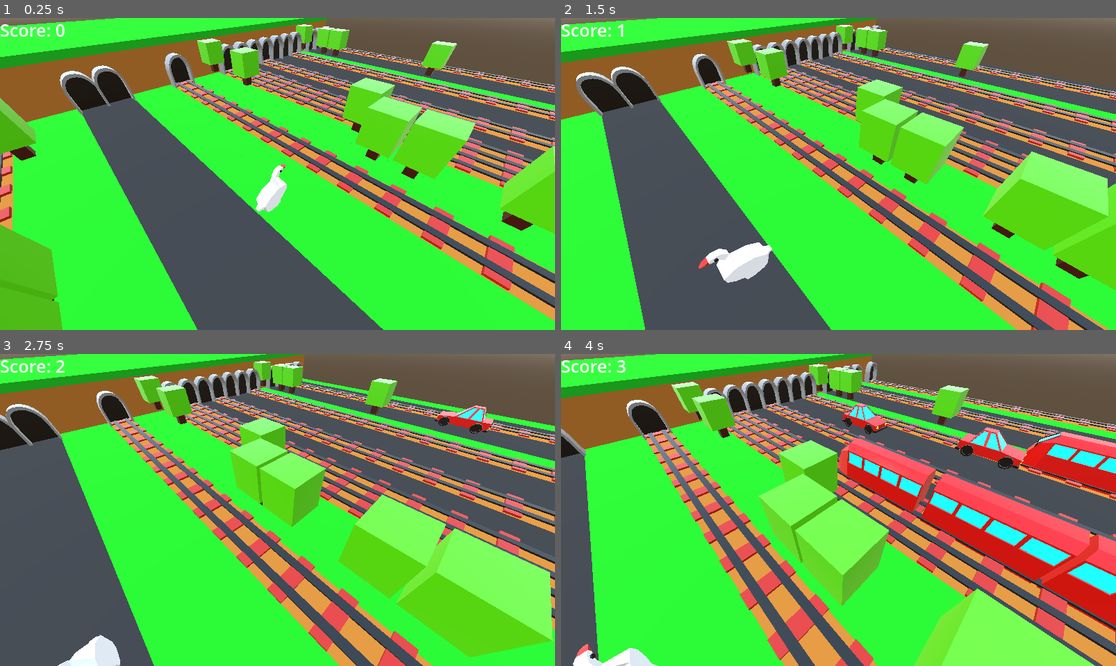
Above: before the commit, frames 1-4 (two rows, left to right).
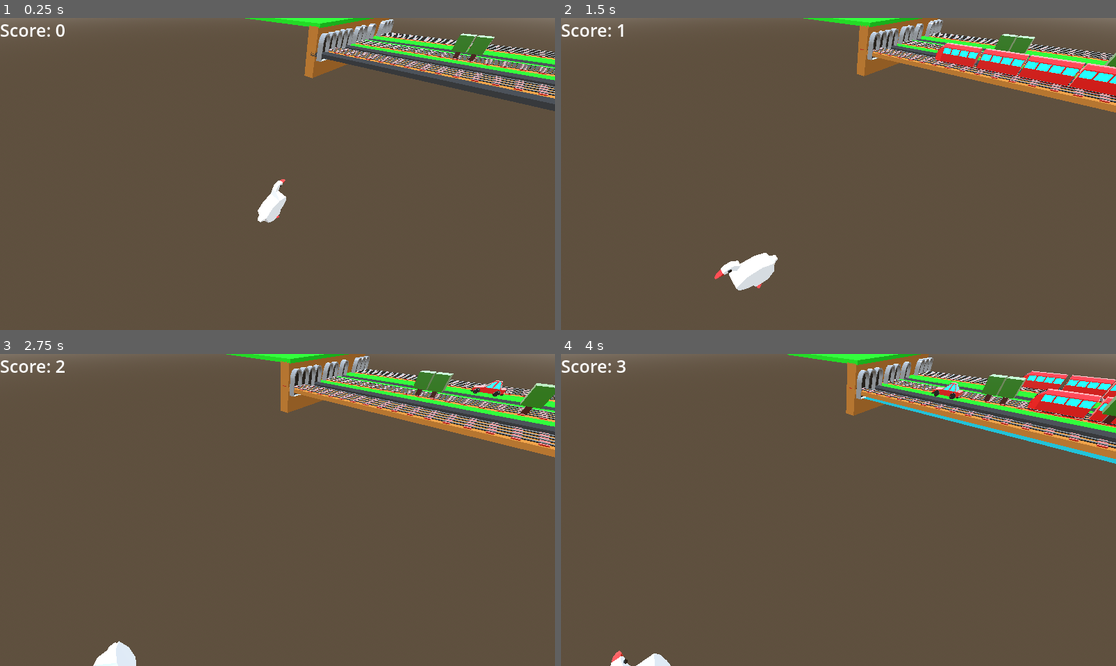
Above: after the commit, the same moments.

Repository: syshotdev/GooseyRoad
Game: Godot game, scene res://main.tscn
Two runs of this game, one before a commit and one after it. Both use one fixed random seed, a clock stepped at 60 frames per second and the inputs below.
Inputs:
- Up to frame 1 (0.25 s): no input
- Up to frame 2 (1.5 s): tap Enter at 0.5 s; hold D (right) 0.53-1.28 s; hold S (backward) from 1.28 s (still down)
- Up to frame 3 (2.75 s): release S (backward) at 2.03 s; hold D (right) from 2.03 s (still down)
- Up to frame 4 (4 s): release D (right) at 2.78 s; hold W (forward) 2.78-3.53 s; hold A (left) from 3.53 s (still down)

The runs differ from the first frame. In frame 1, 90% of the frame differs, in the area x 0-100%, y 0-100%; in frame 2, 91%; in frame 3, 90%; in frame 4, 95%.
Error after the commit: Invalid call. Nonexistent function 'rotate_y' in base 'PackedScene'. (res://Objects/mapGenerator.gd:55)

Commit message:
Added river, logs and falling through work but it's kinda broken.

Diff:
--- a/Objects/Materials/grass.tres
+++ b/Objects/Materials/grass.tres
@@ -1,4 +1,4 @@
 [gd_resource type="StandardMaterial3D" format=3 uid="uid://bet6nixb24ixd"]
 
 [resource]
-albedo_color = Color(0, 0.686275, 0, 1)
+albedo_color = Color(0, 0.792157, 0, 1)
--- /dev/null
+++ b/Objects/Materials/water.tres
@@ -0,0 +1,4 @@
+[gd_resource type="StandardMaterial3D" format=3 uid="uid://ckvp53l3wq7as"]
+
+[resource]
+albedo_color = Color(0, 0.698039, 0.756863, 1)
--- /dev/null
+++ b/Objects/MeshScenes/MapStuff/entrance_and_exit_component.tscn
@@ -0,0 +1,15 @@
+[gd_scene load_steps=3 format=3 uid="uid://bmia717s3u73t"]
+
+[ext_resource type="Script" path="res://Objects/MeshScenes/MapStuff/EntranceAndExit.gd" id="1_0j33c"]
+[ext_resource type="PackedScene" uid="uid://dphiobj1m1a88" path="res://Objects/MeshScenes/MapStuff/tunnel_entrance.tscn" id="2_y55ir"]
+
+[node name="EntranceAndExitComponent" type="Node3D" node_paths=PackedStringArray("tunnelExit", "tunnelEntrance")]
+script = ExtResource("1_0j33c")
+tunnelExit = NodePath("tunnelExit")
+tunnelEntrance = NodePath("tunnelEntrance")
+
+[node name="tunnelEntrance" parent="." instance=ExtResource("2_y55ir")]
+transform = Transform3D(-1, 0, 8.74228e-08, 0, 1, 0, -8.74228e-08, 0, -1, 7.5, 1, 0)
+
+[node name="tunnelExit" parent="." instance=ExtResource("2_y55ir")]
+transform = Transform3D(1, 0, 0, 0, 1, 0, 0, 0, 1, -7.5, 1, 0)
--- a/Objects/MeshScenes/map_floor.tscn
+++ b/Objects/MeshScenes/MapStuff/map_floor.tscn
@@ -1,6 +1,6 @@
 [gd_scene load_steps=3 format=3 uid="uid://c7yvf1hywd1jg"]
 
-[ext_resource type="Script" path="res://Objects/MeshScenes/map_floor.gd" id="1_5ok1j"]
+[ext_resource type="Script" path="res://Objects/MeshScenes/MapStuff/mapFloor.gd" id="1_5ok1j"]
 
 [sub_resource type="BoxShape3D" id="BoxShape3D_w7ywn"]
 size = Vector3(1, 0.2, 1)
--- a/Objects/MeshScenes/map_walls.tscn
+++ b/Objects/MeshScenes/MapStuff/map_walls.tscn
@@ -1,7 +1,7 @@
 [gd_scene load_steps=3 format=3 uid="uid://cc2mvth3somss"]
 
-[ext_resource type="Script" path="res://Objects/MeshScenes/mapWalls.gd" id="1_gs08k"]
-[ext_resource type="PackedScene" uid="uid://cut6o236rw0ww" path="res://Objects/MeshScenes/wall.tscn" id="2_nlhux"]
+[ext_resource type="Script" path="res://Objects/MeshScenes/MapStuff/mapWalls.gd" id="1_gs08k"]
+[ext_resource type="PackedScene" uid="uid://cut6o236rw0ww" path="res://Objects/MeshScenes/MapStuff/wall.tscn" id="2_nlhux"]
 
 [node name="MapWalls" type="Node3D" node_paths=PackedStringArray("wallLeft", "wallRight")]
 script = ExtResource("1_gs08k")
--- a/Objects/MeshScenes/entrance_and_exit_component.tscn
+++ /dev/null
@@ -1,15 +0,0 @@
-[gd_scene load_steps=3 format=3 uid="uid://bmia717s3u73t"]
-
-[ext_resource type="Script" path="res://Objects/MeshScenes/EntranceAndExit.gd" id="1_na3fb"]
-[ext_resource type="PackedScene" uid="uid://dphiobj1m1a88" path="res://Objects/MeshScenes/tunnel_entrance.tscn" id="2_eg2v6"]
-
-[node name="EntranceAndExitComponent" type="Node3D" node_paths=PackedStringArray("tunnelExit", "tunnelEntrance")]
-script = ExtResource("1_na3fb")
-tunnelExit = NodePath("tunnelExit")
-tunnelEntrance = NodePath("tunnelEntrance")
-
-[node name="tunnelEntrance" parent="." instance=ExtResource("2_eg2v6")]
-transform = Transform3D(-1, 0, 8.74228e-08, 0, 1, 0, -8.74228e-08, 0, -1, 3.02375, 1, 0)
-
-[node name="tunnelExit" parent="." instance=ExtResource("2_eg2v6")]
-transform = Transform3D(1, 0, 0, 0, 1, 0, 0, 0, 1, -3.22515, 1, 0)
--- /dev/null
+++ b/Objects/MeshScenes/lilly_pad.tscn
@@ -0,0 +1,6 @@
+[gd_scene load_steps=2 format=3 uid="uid://c0lil5c38uw14"]
+
+[ext_resource type="PackedScene" uid="uid://c84s8402mly0y" path="res://Models/lillyPad.dae" id="1_n6pu3"]
+
+[node name="lillyPad" instance=ExtResource("1_n6pu3")]
+transform = Transform3D(-2.18557e-08, 0, 0.5, 0, 0.5, 0, -0.5, 0, -2.18557e-08, 0, 0, 0)
--- /dev/null
+++ b/Objects/MeshScenes/log.tscn
@@ -0,0 +1,6 @@
+[gd_scene load_steps=2 format=3 uid="uid://kkdgygl2q1fi"]
+
+[ext_resource type="PackedScene" uid="uid://c6isnu8iwup1f" path="res://Models/log.dae" id="1_vdj0v"]
+
+[node name="log" instance=ExtResource("1_vdj0v")]
+transform = Transform3D(-2.62268e-08, 0, 0.6, 0, 0.6, 0, -0.6, 0, -2.62268e-08, 0, 0, 0)
--- a/Objects/StripTypes/forest.tscn
+++ b/Objects/StripTypes/forest.tscn
@@ -1,9 +1,9 @@
 [gd_scene load_steps=6 format=3 uid="uid://dbj68x4qaur2d"]
 
 [ext_resource type="Script" path="res://Objects/StripTypes/forest.gd" id="1_6iwgn"]
-[ext_resource type="PackedScene" uid="uid://cc2mvth3somss" path="res://Objects/MeshScenes/map_walls.tscn" id="1_crdo8"]
+[ext_resource type="PackedScene" uid="uid://cc2mvth3somss" path="res://Objects/MeshScenes/MapStuff/map_walls.tscn" id="1_crdo8"]
 [ext_resource type="PackedScene" uid="uid://b3ysr1hbf2b5o" path="res://Objects/MeshScenes/tree.tscn" id="2_fin06"]
-[ext_resource type="PackedScene" uid="uid://c7yvf1hywd1jg" path="res://Objects/MeshScenes/map_floor.tscn" id="2_ii6i5"]
+[ext_resource type="PackedScene" uid="uid://c7yvf1hywd1jg" path="res://Objects/MeshScenes/MapStuff/map_floor.tscn" id="2_ii6i5"]
 [ext_resource type="Material" uid="uid://bet6nixb24ixd" path="res://Objects/Materials/grass.tres" id="3_fwght"]
 
 [node name="forest" type="Node3D"]
--- a/Objects/StripTypes/plains.tscn
+++ b/Objects/StripTypes/plains.tscn
@@ -1,12 +1,12 @@
 [gd_scene load_steps=4 format=3 uid="uid://cafe0676jwfgj"]
 
-[ext_resource type="PackedScene" uid="uid://cc2mvth3somss" path="res://Objects/MeshScenes/map_walls.tscn" id="1_def5b"]
-[ext_resource type="PackedScene" uid="uid://c7yvf1hywd1jg" path="res://Objects/MeshScenes/map_floor.tscn" id="2_leh2p"]
+[ext_resource type="PackedScene" uid="uid://cc2mvth3somss" path="res://Objects/MeshScenes/MapStuff/map_walls.tscn" id="1_cfs3a"]
+[ext_resource type="PackedScene" uid="uid://c7yvf1hywd1jg" path="res://Objects/MeshScenes/MapStuff/map_floor.tscn" id="2_yuwdo"]
 [ext_resource type="Material" uid="uid://bet6nixb24ixd" path="res://Objects/Materials/grass.tres" id="3_fhftr"]
 
 [node name="Plains" type="Node3D"]
 
-[node name="Wall" parent="." instance=ExtResource("1_def5b")]
+[node name="Wall" parent="." instance=ExtResource("1_cfs3a")]
 
-[node name="FloorMesh" parent="." instance=ExtResource("2_leh2p")]
+[node name="FloorMesh" parent="." instance=ExtResource("2_yuwdo")]
 material = ExtResource("3_fhftr")
--- /dev/null
+++ b/Objects/StripTypes/river.gd
@@ -0,0 +1,59 @@
+extends Node3D
+
+@export var debrisScene : PackedScene
+@export var debrisSpawningTimer : Timer
+@export var debrisSpawningPoint : Node3D
+@export var debrisRemovalArea : Area3D
+@export var playerDownArea : Area3D
+
+@onready var lengthOfRoad = Constants.widthOfMap
+
+var player : Player = null
+
+# Set up road
+func _ready():
+	resizeRoad(lengthOfRoad)
+	randomizeLogTimer()
+	debrisSpawningTimer.start()
+
+func _physics_process(delta):
+	if(player != null):
+		player.targetPos.y -= 9.8 * delta
+
+
+func resizeRoad(width : float):
+	debrisSpawningPoint.position.x = width / 2.0 # Make it on right
+	debrisRemovalArea.position.x = -(width + 4.0) / 2.0 # Make it on left
+	playerDownArea.scale.x = width
+
+
+func debrisSpawningTimerEnded():
+	spawnDebris()
+	randomizeLogTimer()
+	debrisSpawningTimer.start()
+
+# For spawning log
+func spawnDebris():
+	var debris := debrisScene.instantiate()
+	debris.position = debrisSpawningPoint.position
+	add_child(debris)
+
+
+func randomizeLogTimer():
+	debrisSpawningTimer.set_wait_time(randf_range(1, 5))
+
+
+func debrisRemovalAreaEntered(body : Node3D):
+	var potentialDebris := body
+
+	if(potentialDebris is Debris):
+		potentialDebris.queue_free()
+
+
+func possiblePlayerBodyEntered(body):
+	if(body is Player):
+		player = body
+
+func possiblePlayerBodyExited(body):
+	if(body is Player):
+		player = null
--- a/Objects/StripTypes/river.tscn
+++ b/Objects/StripTypes/river.tscn
@@ -1,3 +1,52 @@
-[gd_scene format=3 uid="uid://cphhw3bmvaoyn"]
+[gd_scene load_steps=9 format=3 uid="uid://cphhw3bmvaoyn"]
 
-[node name="River" type="Node3D"]
+[ext_resource type="Script" path="res://Objects/StripTypes/river.gd" id="1_1y3jt"]
+[ext_resource type="PackedScene" uid="uid://bj4u2xm18sow6" path="res://Objects/Vehicle/debris.tscn" id="2_qwhn6"]
+[ext_resource type="PackedScene" uid="uid://bmia717s3u73t" path="res://Objects/MeshScenes/MapStuff/entrance_and_exit_component.tscn" id="2_sweww"]
+[ext_resource type="PackedScene" uid="uid://c7yvf1hywd1jg" path="res://Objects/MeshScenes/MapStuff/map_floor.tscn" id="3_ys5eq"]
+[ext_resource type="Material" uid="uid://ckvp53l3wq7as" path="res://Objects/Materials/water.tres" id="4_sg33y"]
+[ext_resource type="PackedScene" uid="uid://cc2mvth3somss" path="res://Objects/MeshScenes/MapStuff/map_walls.tscn" id="4_swwrp"]
+
+[sub_resource type="BoxShape3D" id="BoxShape3D_lllrb"]
+size = Vector3(1, 10, 0.8)
+
+[sub_resource type="BoxShape3D" id="BoxShape3D_ue3w6"]
+size = Vector3(18, 10, 0.8)
+
+[node name="River" type="Node3D" node_paths=PackedStringArray("debrisSpawningTimer", "debrisSpawningPoint", "debrisRemovalArea", "playerDownArea")]
+script = ExtResource("1_1y3jt")
+debrisScene = ExtResource("2_qwhn6")
+debrisSpawningTimer = NodePath("DebrisSpawningTimer")
+debrisSpawningPoint = NodePath("DebrisSpawningPoint")
+debrisRemovalArea = NodePath("debrisRemovalArea")
+playerDownArea = NodePath("PlayerDetectionArea")
+
+[node name="DebrisSpawningTimer" type="Timer" parent="."]
+autostart = true
+
+[node name="DebrisSpawningPoint" type="Node3D" parent="."]
+transform = Transform3D(1, 0, 0, 0, 1, 0, 0, 0, 1, 0, -0.279881, 0)
+
+[node name="EntranceAndExitComponent" parent="." instance=ExtResource("2_sweww")]
+
+[node name="FloorMesh" parent="." instance=ExtResource("3_ys5eq")]
+transform = Transform3D(1, 0, 0, 0, 1, 0, 0, 0, 1, 0, -0.5, 0)
+material = ExtResource("4_sg33y")
+
+[node name="MapWalls" parent="." instance=ExtResource("4_swwrp")]
+
+[node name="debrisRemovalArea" type="Area3D" parent="."]
+transform = Transform3D(1, 0, 0, 0, 1, 0, 0, 0, 1, -8.225, 0, 0)
+
+[node name="CollisionShape3D" type="CollisionShape3D" parent="debrisRemovalArea"]
+shape = SubResource("BoxShape3D_lllrb")
+
+[node name="PlayerDetectionArea" type="Area3D" parent="."]
+
+[node name="CollisionShape3D" type="CollisionShape3D" parent="PlayerDetectionArea"]
+shape = SubResource("BoxShape3D_ue3w6")
+
+[connection signal="timeout" from="DebrisSpawningTimer" to="." method="debrisSpawningTimerEnded"]
+[connection signal="body_entered" from="debrisRemovalArea" to="." method="debrisRemovalAreaEntered"]
+[connection signal="body_entered" from="PlayerDetectionArea" to="." method="possiblePlayerBodyEntered"]
+[connection signal="body_exited" from="PlayerDetectionArea" to="." method="possiblePlayerBodyExited"]
--- a/Objects/StripTypes/road.tscn
+++ b/Objects/StripTypes/road.tscn
@@ -2,10 +2,10 @@
 
 [ext_resource type="Script" path="res://Objects/StripTypes/road.gd" id="1_kgcql"]
 [ext_resource type="PackedScene" uid="uid://beguuue73mcmk" path="res://Objects/Vehicle/car.tscn" id="2_uupuq"]
-[ext_resource type="PackedScene" uid="uid://bmia717s3u73t" path="res://Objects/MeshScenes/entrance_and_exit_component.tscn" id="3_xqlc0"]
-[ext_resource type="PackedScene" uid="uid://cc2mvth3somss" path="res://Objects/MeshScenes/map_walls.tscn" id="4_840i4"]
+[ext_resource type="PackedScene" uid="uid://bmia717s3u73t" path="res://Objects/MeshScenes/MapStuff/entrance_and_exit_component.tscn" id="3_xqlc0"]
+[ext_resource type="PackedScene" uid="uid://cc2mvth3somss" path="res://Objects/MeshScenes/MapStuff/map_walls.tscn" id="4_840i4"]
 [ext_resource type="Material" uid="uid://cnnw2qw2ct1rd" path="res://Objects/Materials/road.tres" id="4_i05pe"]
-[ext_resource type="PackedScene" uid="uid://c7yvf1hywd1jg" path="res://Objects/MeshScenes/map_floor.tscn" id="4_qiyl7"]
+[ext_resource type="PackedScene" uid="uid://c7yvf1hywd1jg" path="res://Objects/MeshScenes/MapStuff/map_floor.tscn" id="4_qiyl7"]
 
 [sub_resource type="BoxShape3D" id="BoxShape3D_6eijy"]
 size = Vector3(1, 10, 1)
--- a/Objects/StripTypes/trainTracks.tscn
+++ b/Objects/StripTypes/trainTracks.tscn
@@ -3,10 +3,10 @@
 [ext_resource type="Script" path="res://Objects/StripTypes/trainTracks.gd" id="1_qcm4l"]
 [ext_resource type="PackedScene" uid="uid://cbryhvua33vf7" path="res://Objects/Vehicle/train.tscn" id="2_d7d48"]
 [ext_resource type="PackedScene" uid="uid://bphovdf3rtmkp" path="res://Objects/MeshScenes/track.tscn" id="3_xu27f"]
-[ext_resource type="PackedScene" uid="uid://bmia717s3u73t" path="res://Objects/MeshScenes/entrance_and_exit_component.tscn" id="4_kmu2j"]
-[ext_resource type="PackedScene" uid="uid://cc2mvth3somss" path="res://Objects/MeshScenes/map_walls.tscn" id="5_n8gwj"]
-[ext_resource type="PackedScene" uid="uid://c7yvf1hywd1jg" path="res://Objects/MeshScenes/map_floor.tscn" id="6_t5m2m"]
+[ext_resource type="PackedScene" uid="uid://bmia717s3u73t" path="res://Objects/MeshScenes/MapStuff/entrance_and_exit_component.tscn" id="4_oal83"]
+[ext_resource type="PackedScene" uid="uid://c7yvf1hywd1jg" path="res://Objects/MeshScenes/MapStuff/map_floor.tscn" id="5_42sk1"]
 [ext_resource type="Material" uid="uid://boyq8adjheroc" path="res://Objects/Materials/ground.tres" id="7_1noty"]
+[ext_resource type="PackedScene" uid="uid://cc2mvth3somss" path="res://Objects/MeshScenes/MapStuff/map_walls.tscn" id="7_ma13n"]
 
 [sub_resource type="BoxShape3D" id="BoxShape3D_uap7l"]
 size = Vector3(1, 10, 0.8)
@@ -20,12 +20,12 @@
 trainRemovalArea = NodePath("trainRemovalArea")
 trackSpawningPoint = NodePath("trackSpawningPoint")
 
-[node name="EntranceAndExitComponent" parent="." instance=ExtResource("4_kmu2j")]
+[node name="EntranceAndExitComponent" parent="." instance=ExtResource("4_oal83")]
 
-[node name="FloorMesh" parent="." instance=ExtResource("6_t5m2m")]
+[node name="FloorMesh" parent="." instance=ExtResource("5_42sk1")]
 material_override = ExtResource("7_1noty")
 
-[node name="CollisionRoad" parent="." instance=ExtResource("5_n8gwj")]
+[node name="CollisionRoad" parent="." instance=ExtResource("7_ma13n")]
 
 [node name="trainSpawningPoint" type="Node3D" parent="."]
 
--- /dev/null
+++ b/Objects/Vehicle/debris.gd
@@ -0,0 +1,73 @@
+extends CharacterBody3D
+
+# Logs or lillypads
+class_name Debris
+
+@export var logScene : PackedScene
+@export var lillyScene : PackedScene
+@export var logSpawningPosition : Node3D
+@export var collisionShape : CollisionShape3D
+@export var playerDetectionArea : Area3D
+
+@onready var direction : Vector3 = Vector3(-1, 0, 0).rotated(Vector3.UP, global_rotation.y)# (Rotates vector based on rotation, as I want it to go locally left not globally left.)
+
+var logSize : float = 1
+var player : Player = null
+
+
+func _ready():
+	var isLog := randi_range(0,1) == 0
+
+	if(isLog):
+		makeLog(randi_range(1,3))
+	else:
+		makeLillyPad()
+
+	velocity = Constants.debrisSpeed * direction # Jump start velocity
+
+
+func _process(delta):
+	if(player != null):
+		player.targetPos = round(player.targetPos)
+		# Move player along with thing
+		player.targetPos.x = global_position.x
+		player.position.x = global_position.x
+
+	move(delta)
+	move_and_slide()
+
+
+# Moves in the general direction of left.
+func move(delta : float):
+	# Speed of car, delta, and direction of movement
+	velocity += Constants.debrisSpeed * delta * direction
+
+
+
+func makeLog(length : int):
+	for logNumber in range(length):
+		var log := logScene.instantiate()
+		add_child(log)
+		log.position = logSpawningPosition.position
+		log.position += logNumber * Vector3(logSize, 0, 0) # One after another log
+
+	collisionShape.scale.x = length * logSize
+	collisionShape.position.x = length / 2
+	playerDetectionArea.scale.x = length * logSize
+	playerDetectionArea.position.x = length / 2
+
+
+func makeLillyPad():
+	var lillyPad := lillyScene.instantiate()
+	add_child(lillyPad)
+	lillyPad.position = logSpawningPosition.position
+
+
+func onBodyEntered(body):
+	if(body is Player):
+		player = body
+
+
+func onBodyExited(body):
+	if(body is Player):
+		player = null
--- /dev/null
+++ b/Objects/Vehicle/debris.tscn
@@ -0,0 +1,35 @@
+[gd_scene load_steps=6 format=3 uid="uid://bj4u2xm18sow6"]
+
+[ext_resource type="Script" path="res://Objects/Vehicle/debris.gd" id="1_4uqi0"]
+[ext_resource type="PackedScene" uid="uid://kkdgygl2q1fi" path="res://Objects/MeshScenes/log.tscn" id="2_4eeiw"]
+[ext_resource type="PackedScene" uid="uid://c0lil5c38uw14" path="res://Objects/MeshScenes/lilly_pad.tscn" id="3_bqcog"]
+
+[sub_resource type="BoxShape3D" id="BoxShape3D_mxwe0"]
+size = Vector3(1, 0.235, 0.5)
+
+[sub_resource type="BoxShape3D" id="BoxShape3D_phflv"]
+size = Vector3(1, 3, 0.98)
+
+[node name="Debris" type="CharacterBody3D" node_paths=PackedStringArray("logSpawningPosition", "collisionShape", "playerDetectionArea")]
+script = ExtResource("1_4uqi0")
+logScene = ExtResource("2_4eeiw")
+lillyScene = ExtResource("3_bqcog")
+logSpawningPosition = NodePath("LogSpawningPosition")
+collisionShape = NodePath("CollisionShape3D")
+playerDetectionArea = NodePath("PlayerDetectionArea")
+
+[node name="LogSpawningPosition" type="Node3D" parent="."]
+
+[node name="CollisionShape3D" type="CollisionShape3D" parent="."]
+shape = SubResource("BoxShape3D_mxwe0")
+
+[node name="PlayerDetectionArea" type="Area3D" parent="."]
+
+[node name="CollisionShape3D" type="CollisionShape3D" parent="PlayerDetectionArea"]
+transform = Transform3D(1, 0, 0, 0, 1, 0, 0, 0, 1, 0, 1.7, 0)
+shape = SubResource("BoxShape3D_phflv")
+
+[node name="log" parent="." instance=ExtResource("2_4eeiw")]
+
+[connection signal="body_entered" from="PlayerDetectionArea" to="." method="onBodyEntered"]
+[connection signal="body_exited" from="PlayerDetectionArea" to="." method="onBodyExited"]
--- a/Objects/Vehicle/train.gd
+++ b/Objects/Vehicle/train.gd
@@ -69,7 +69,7 @@
 # Moves in the general direction of left.
 func move(delta : float):
 	# Speed of car, delta, and direction of movement
-	velocity += Constants.carSpeed * delta * direction
+	velocity += Constants.trainSpeed * delta * direction
 
 # For actually looking like it crashed
 func doCrash():
--- a/Objects/mapGenerator.gd
+++ b/Objects/mapGenerator.gd
@@ -13,35 +13,53 @@
 @export var forestScene : PackedScene
 @export var plainsScene : PackedScene
 
-@onready var modules : Array[PackedScene] = [roadScene, forestScene, trainScene, plainsScene] # Houses all of the packed scenes for easy shuffling
+@onready var modules : Array[PackedScene] = [roadScene, forestScene, trainScene, plainsScene, riverScene] # Houses all of the packed scenes for easy shuffling
 @onready var currentMap : Array = [] # Houses all of the strips for easy access
 @onready var currentStripPosition : int = -Constants.mapStripsBehindPlayer # the id of the current strip (To position one after another)
+@onready var probabilities : Dictionary = { # Key: Scene, Value: Entries into pool of chance
+	roadScene : 10,
+	forestScene : 30,
+	trainScene : 20,
+	riverScene : 8,
+	plainsScene : 1,
+}
 
 
 func _ready():
-	for i in range(Constants.mapAmountOfStrips):
+	while currentStripPosition < Constants.mapAmountOfStrips:
 		generateNextMapStrip() # Pregenerate map
 
 
 # Takes a given map array and adds one module to it
 func generateNextMapStrip():
 	var randomScene : PackedScene = modules.pick_random()
-	var instancedScene := randomScene.instantiate()
+	var amountOfScenes : int = 1
 
-	currentMap.append(instancedScene)
-	if(currentMap.size() > Constants.mapAmountOfStrips):
-		currentMap.pop_front().queue_free() # Remove strip to free memory
-	add_child(instancedScene)
+	generateStrip(randomScene, amountOfScenes)
+	randomize()
 
-	# Rotate the entire thing 180 half the time
-	if(randi_range(0, 1) == 1):
-		instancedScene.rotate_y(deg_to_rad(180))
+	addScore(amountOfScenes)
 
-	# Set the position to 1 module ahead of current one
-	instancedScene.position = Vector3(0, 0, -currentStripPosition * Constants.blockSize)
 
-	currentStripPosition += 1
-	addScore(1)
+func generateStrip(scene : PackedScene, amount : int):
+	var instancedScene := scene.instantiate()
+
+	for i in range(amount):
+		currentMap.append(instancedScene)
+
+		if(currentMap.size() > Constants.mapAmountOfStrips):
+			currentMap.pop_front().queue_free() # Remove strip to free memory
+			# Rotate the entire thing 180 half the time
+
+		if(randi_range(0, 1) == 1):
+			scene.rotate_y(deg_to_rad(180))
+
+		# Set the position to 1 module ahead of current one
+		instancedScene.position = Vector3(0, 0, -currentStripPosition * Constants.blockSize)
+		currentStripPosition += 1
+		add_child(instancedScene)
+
+
 
 
 func addScore(score : float):
--- a/Objects/player.gd
+++ b/Objects/player.gd
@@ -10,11 +10,14 @@
 var lastDirection : Vector3 = Vector3.ZERO
 var thingsInDetectionArea : Dictionary # Key: thing inside area, Value: 0
 var extraBooleanForDelay : bool = false
+var falling : bool = false
 
 
-func _physics_process(_delta):
+func _physics_process(delta : float):
 	# Smoothly go to target pos
 	position = lerp(position, targetPos, 0.5)
+	if(falling):
+		targetPos.x -= 9.8 * delta
 
 	# If we didn't move at all, return
 	if(lastDirection == Vector3.ZERO):
@@ -40,6 +43,9 @@
 
 	rotateGooseInDir(direction)
 	lastDirection = direction
+	# Snap to grid
+	position.x = roundf(position.x)
+	position.z = roundf(position.z)
 	playerMoved.emit(position)
 
 
--- a/constants.gd
+++ b/constants.gd
@@ -10,6 +10,7 @@
 const brakingPower := 5 # Controls how fast velocity in car goes to 0, velocity % goes down compoundingly by that much per second.
 const trainSpeed := 50.0
 # Note: move_and_slide() also makes it slow down.
+const debrisSpeed := 1.0
 
 const carCrashScore := 50
 const trainCrashScore := 15
--- a/main.tscn
+++ b/main.tscn
@@ -29,9 +29,10 @@
 transform = Transform3D(-0.111391, -0.916719, -0.383691, 0.255588, -0.399533, 0.880368, -0.960347, -1.09257e-06, 0.278806, 0, 5.34271, 0)
 
 [node name="MapGenerator" parent="." instance=ExtResource("3_4pb7w")]
+transform = Transform3D(1, 0, 0, 0, 1, 0, 0, 0, 1, 0, -0.47, 0)
 
 [node name="Player" parent="." instance=ExtResource("1_d4kpf")]
-transform = Transform3D(1, 0, 0, 0, 0.999999, 0.00106465, 0, -0.00106465, 0.999999, 0, 0.47, 0)
+transform = Transform3D(1, 0, 0, 0, 0.999999, 0.00106465, 0, -0.00106465, 0.999999, 0, 0, 0)
 
 [node name="Camera Yaw Pivot" type="Node3D" parent="." node_paths=PackedStringArray("camera")]
 transform = Transform3D(0.707107, 0, 0.707107, 0, 1, 0, -0.707107, 0, 0.707107, 0, 1, 0)
Not shown, added: Models/lillyPad.dae
Not shown, added: Models/lillyPad.dae.import
Not shown, added: Models/log.dae
Not shown, added: Models/log.dae.import
Not shown, changed: Models/tree.dae
Renamed: Objects/MeshScenes/EntranceAndExit.gd -> Objects/MeshScenes/MapStuff/EntranceAndExit.gd
Renamed: Objects/MeshScenes/map_floor.gd -> Objects/MeshScenes/MapStuff/mapFloor.gd
Renamed: Objects/MeshScenes/mapWalls.gd -> Objects/MeshScenes/MapStuff/mapWalls.gd
Renamed: Objects/MeshScenes/tunnel_entrance.tscn -> Objects/MeshScenes/MapStuff/tunnel_entrance.tscn
Renamed: Objects/MeshScenes/wall.tscn -> Objects/MeshScenes/MapStuff/wall.tscn
